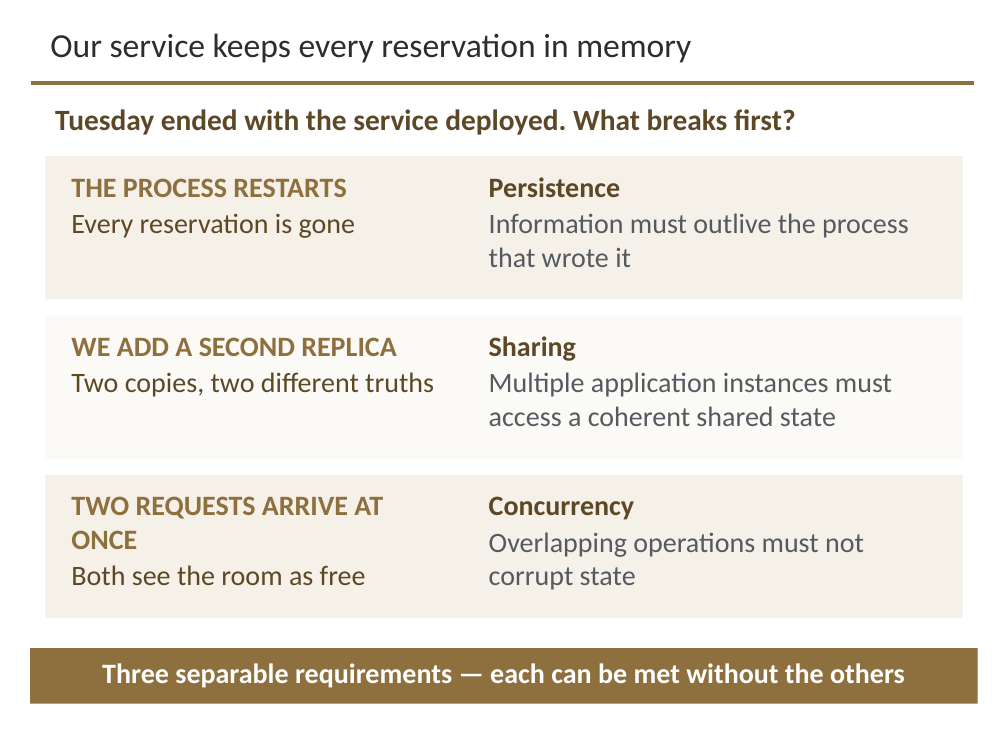
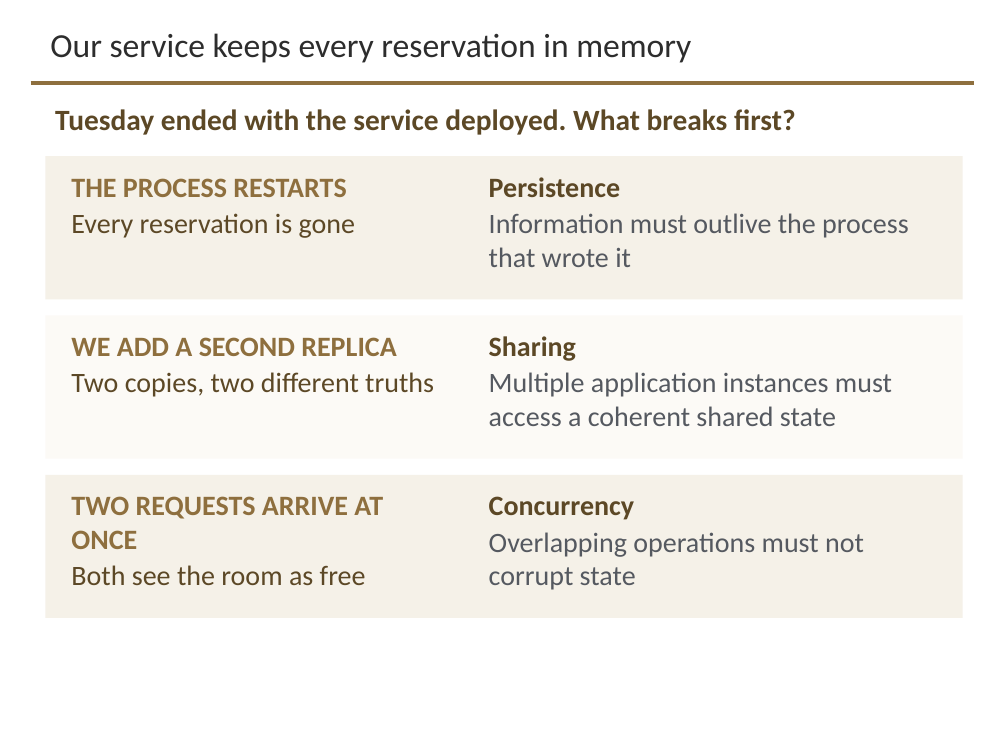
Before and after one commit to davisjam/model-based-agentic-software-engineering, a slide deck: slide 3 of course/lectures/act-3-software-in-the-world/02-compute-environments-and-data-management/3-2-Data-Management.pptx. Drawn at 1008x756 pixels with LibreOffice and Linux fonts; fonts in the diff are those of the drawing; background and template pictures are left out. Boxes give left, top, right and bottom in pixels: in the first picture for what was removed or moved away, otherwise in the second. Text is boxed around its words. In the diff, an @@ line names an element or a change of style, - is before the commit and + after.

```diff
--- a/course/lectures/act-3-software-in-the-world/02-compute-environments-and-data-management/3-2-Data-Management.pptx
+++ b/course/lectures/act-3-software-in-the-world/02-compute-environments-and-data-management/3-2-Data-Management.pptx
@@ rectangle removed at [30, 648, 978, 704] @@
@@ text removed at [102, 663, 905, 688] @@
-Three separable requirements — each can be met without the others
```
Also in this commit, not shown: 22 other slides changed.
